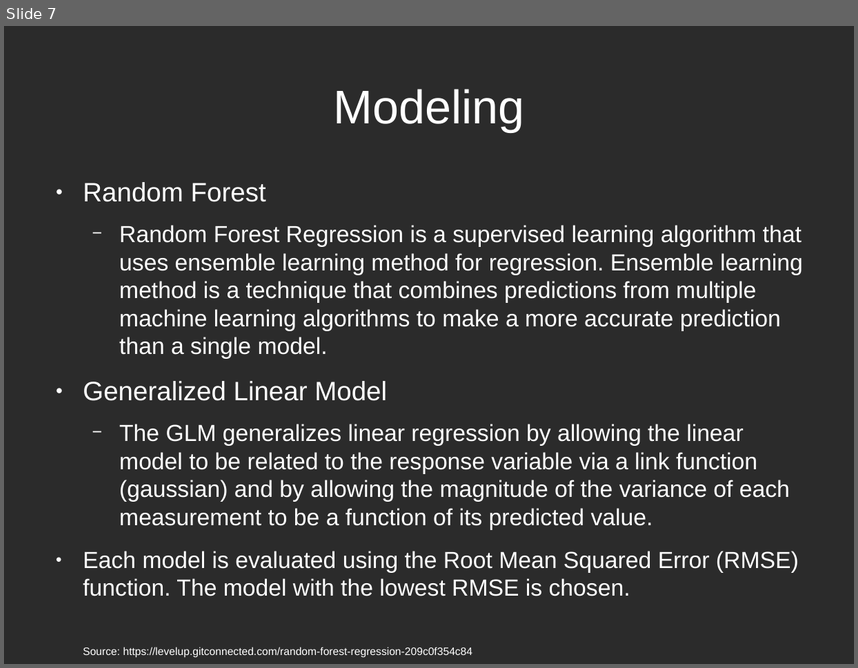
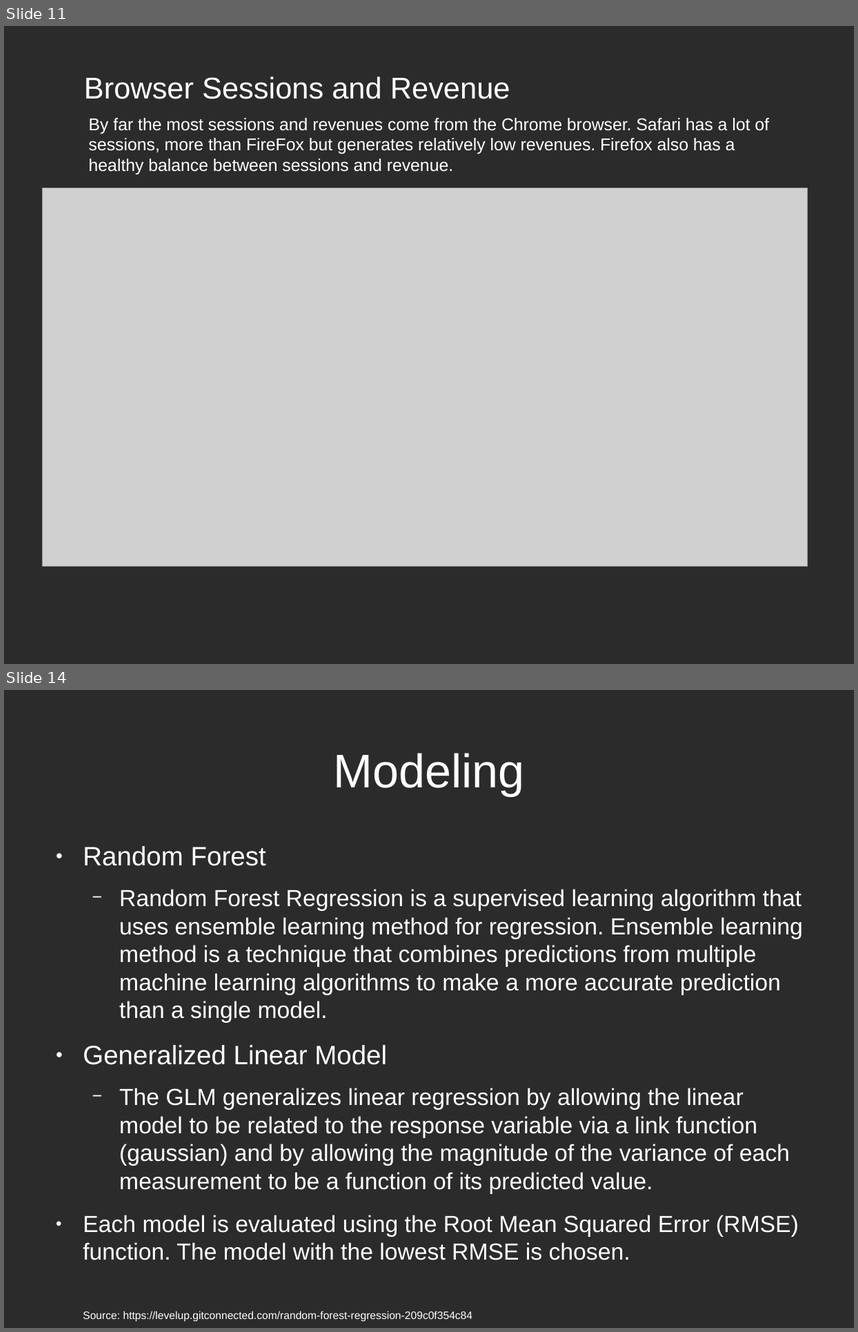
Before and after one commit to ksooklall/CUNY-SPS-Masters-DS, a slide deck: DATA_621/final/gstore_presentation.odp. Shown one above the other, each under a label of ours: slide 7 before the commit, slides 11 and 14 after it; the slides between them are not shown. The pictures are 858x668 and 858x1332 pixels, drawn with LibreOffice and Linux fonts; fonts in the diff are those of the drawing; grey boxes stand for pictures; background and template pictures are left out; a plain dark background stands for a picture behind light text. Boxes give left, top, right and bottom in pixels: in the first picture for what was removed or moved away, otherwise in the second. Text is boxed around its words. In the diff, an @@ line names an element or a change of style, - is before the commit and + after.

```diff
--- a/DATA_621/final/gstore_presentation.odp
+++ b/DATA_621/final/gstore_presentation.odp
@@ slide 11 added at bbox=[4, 26, 854, 664], background picture (left out) @@
@@ title added at bbox=[84, 76, 510, 99], 28 pt, text #FFFFFF @@
+Browser Sessions and Revenue
@@ text added at bbox=[89, 118, 769, 174], 16 pt, text #FFFFFF @@
+By far the most sessions and revenues come from the Chrome browser. Safari has a lot of sessions, more than FireFox but generates relatively low revenues. Firefox also has a healthy balance between sessions and revenue.
@@ picture added at bbox=[43, 188, 808, 566] @@
@@ what was slide 7 is now slide 14 @@
```
Also in this commit, not shown: 1 slide changed, 7 other slides added, 2 other files.
